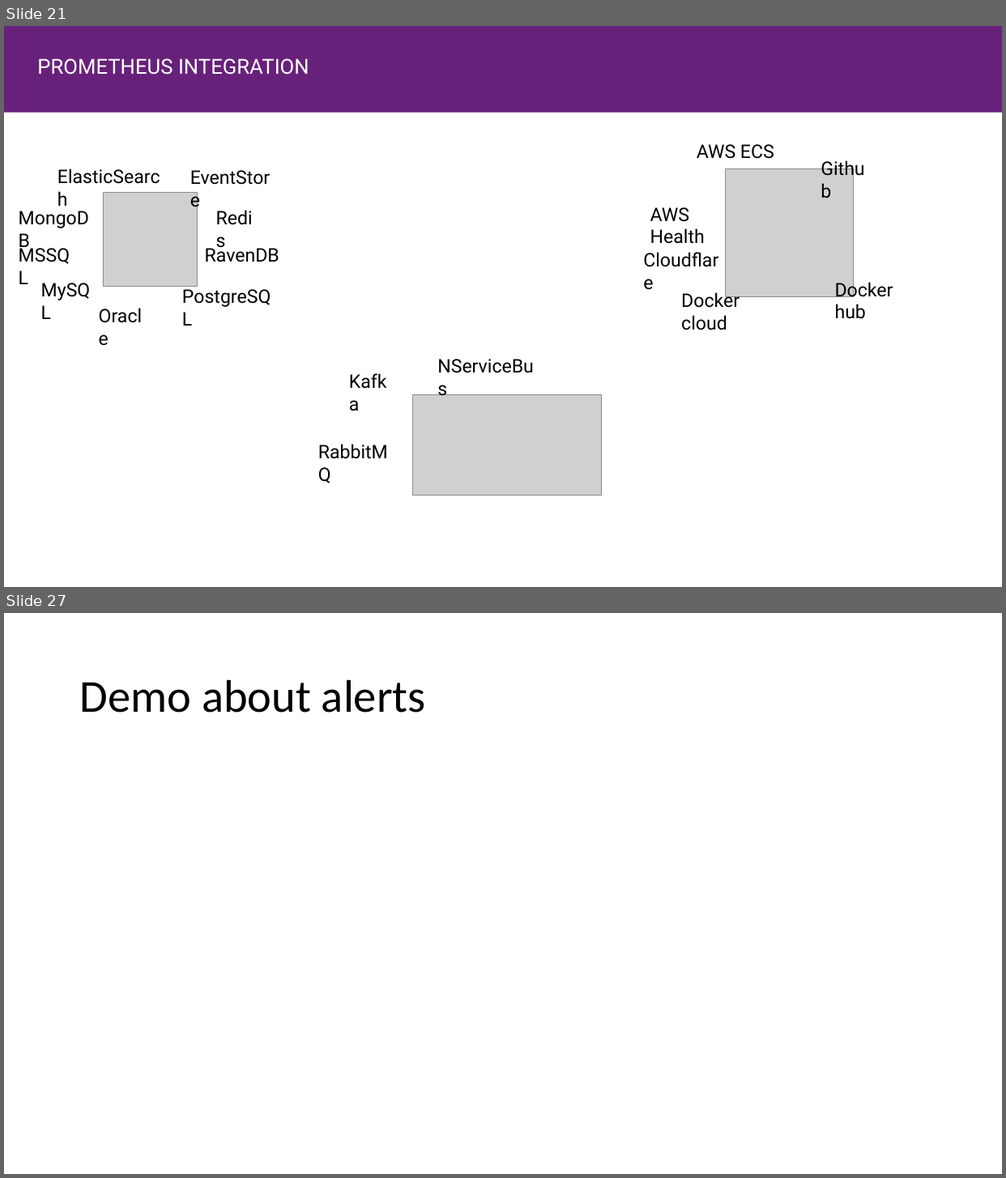
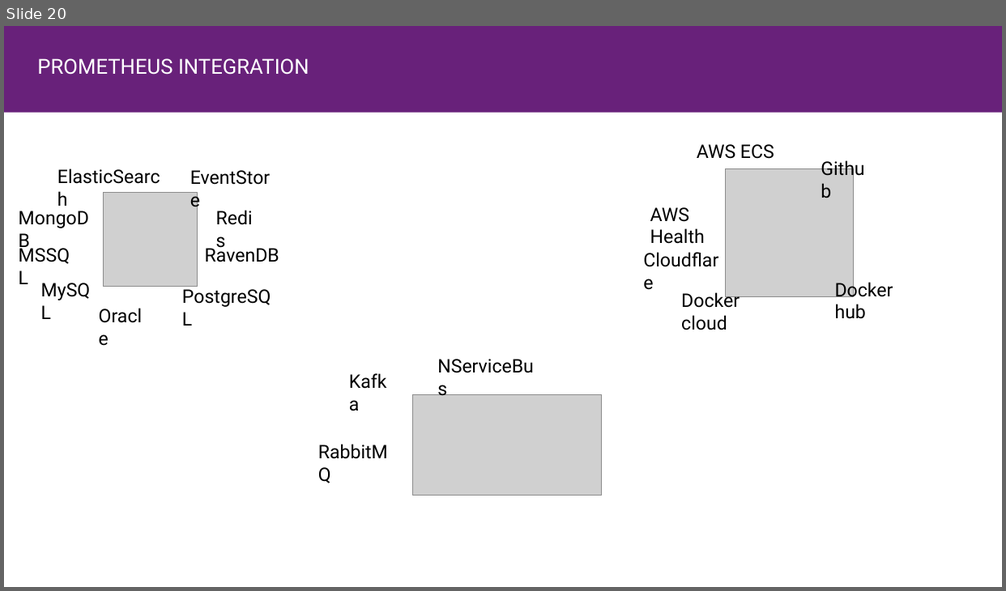
Before and after one commit to jruizx/dotnet-bcn, a slide deck: .net core bcn user group.pptx. Shown one above the other, each under a label of ours: slides 21 and 27 before the commit, slide 20 after it; the slides between them are not shown. The pictures are 1006x1178 and 1006x591 pixels, drawn with LibreOffice and Linux fonts; fonts in the diff are those of the drawing; grey boxes stand for pictures. Boxes give left, top, right and bottom in pixels: in the first picture for what was removed or moved away, otherwise in the second. Text is boxed around its words. In the diff, an @@ line names an element or a change of style, - is before the commit and + after.

```diff
--- a/.net core bcn user group.pptx
+++ b/.net core bcn user group.pptx
@@ slide 27 removed at box(4, 613, 1002, 1174), background #FFFFFF @@
@@ title removed at box(80, 679, 426, 713) @@
-Demo about alerts
@@ what was slide 21 is now slide 20 @@
```
Also in this commit, not shown: 10 slides added, 11 other slides removed, 11 other files.
